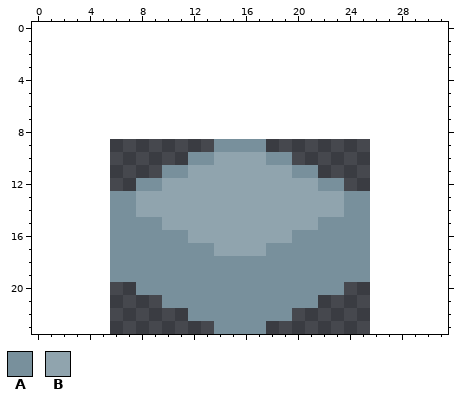
Pixel-art file, stored at res/img/step1.aseprite. Above is the file before it was changed.
20x15 pixels, 1 frame. The old version is drawn lined up with the new one, on the new canvas.
Palette (. is transparent): A #78909c  B #90a4ae
Pixels before, first column x 6:
 9 ........AAAA........
10 ......AABBBBAA......
11 ....AABBBBBBBBAA....
12 ..AABBBBBBBBBBBBAA..
13 AABBBBBBBBBBBBBBBBAA
14 AABBBBBBBBBBBBBBBBAA
15 AAAABBBBBBBBBBBBAAAA
16 AAAAAABBBBBBBBAAAAAA
17 AAAAAAAABBBBAAAAAAAA
18 AAAAAAAAAAAAAAAAAAAA
19 AAAAAAAAAAAAAAAAAAAA
20 ..AAAAAAAAAAAAAAAA..
21 ....AAAAAAAAAAAA....
22 ......AAAAAAAA......
23 ........AAAA........
After:
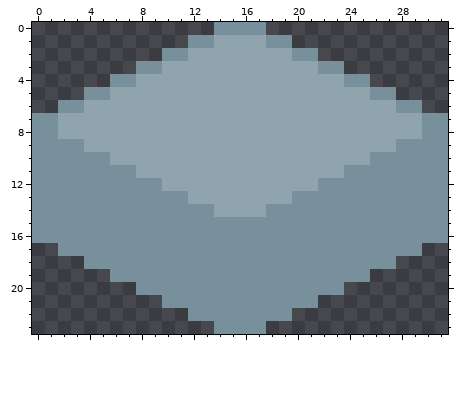
What changed:
canvas 20x15 -> 32x24, the old top-left corner now at 6,9
y 0: x 14..17 .... -> AAAA
y 1: x 12..19 ........ -> AABBBBAA
y 2: x 10..21 ............ -> AABBBBBBBBAA
y 3: x 8..23 ................ -> AABBBBBBBBBBBBAA
y 4: x 6..25 .................... -> AABBBBBBBBBBBBBBBBAA
y 5: x 4..27 ........................ -> AABBBBBBBBBBBBBBBBBBBBAA
y 6: x 2..29 ............................ -> AABBBBBBBBBBBBBBBBBBBBBBBBAA
y 7..8: x 0..31 ................................ -> AABBBBBBBBBBBBBBBBBBBBBBBBBBBBAA
y 9: x 0..31 ..............AAAA.............. -> AAAABBBBBBBBBBBBBBBBBBBBBBBBAAAA
y 10: x 0..13 ............AA -> AAAAAABBBBBBBB; x 18..31 AA............ -> BBBBBBBBAAAAAA
y 11: x 0..11 ..........AA -> AAAAAAAABBBB; x 20..31 AA.......... -> BBBBAAAAAAAA
y 12: x 0..7 ........ -> AAAAAAAA; x 24..31 ........ -> AAAAAAAA
y 13: x 0..5 ...... -> AAAAAA; x 8..11 BBBB -> AAAA; x 20..23 BBBB -> AAAA; x 26..31 ...... -> AAAAAA
y 14: x 0..5 ...... -> AAAAAA; x 8..13 BBBBBB -> AAAAAA; x 18..23 BBBBBB -> AAAAAA; x 26..31 ...... -> AAAAAA
y 15: x 0..5 ...... -> AAAAAA; x 10..21 BBBBBBBBBBBB -> AAAAAAAAAAAA; x 26..31 ...... -> AAAAAA
y 16: x 0..5 ...... -> AAAAAA; x 12..19 BBBBBBBB -> AAAAAAAA; x 26..31 ...... -> AAAAAA
y 17: x 2..5 .... -> AAAA; x 14..17 BBBB -> AAAA; x 26..29 .... -> AAAA
y 18: x 4..5 .. -> AA; x 26..27 .. -> AA
Changed places in both pictures, as pixel boxes (x1, y1, x2, y2):
changed: (32, 22, 448, 269)
